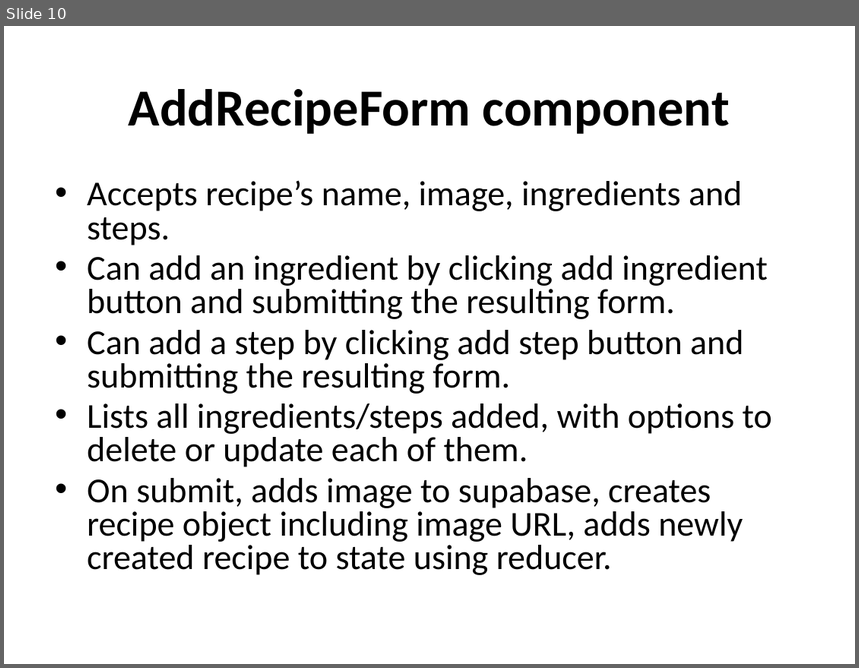
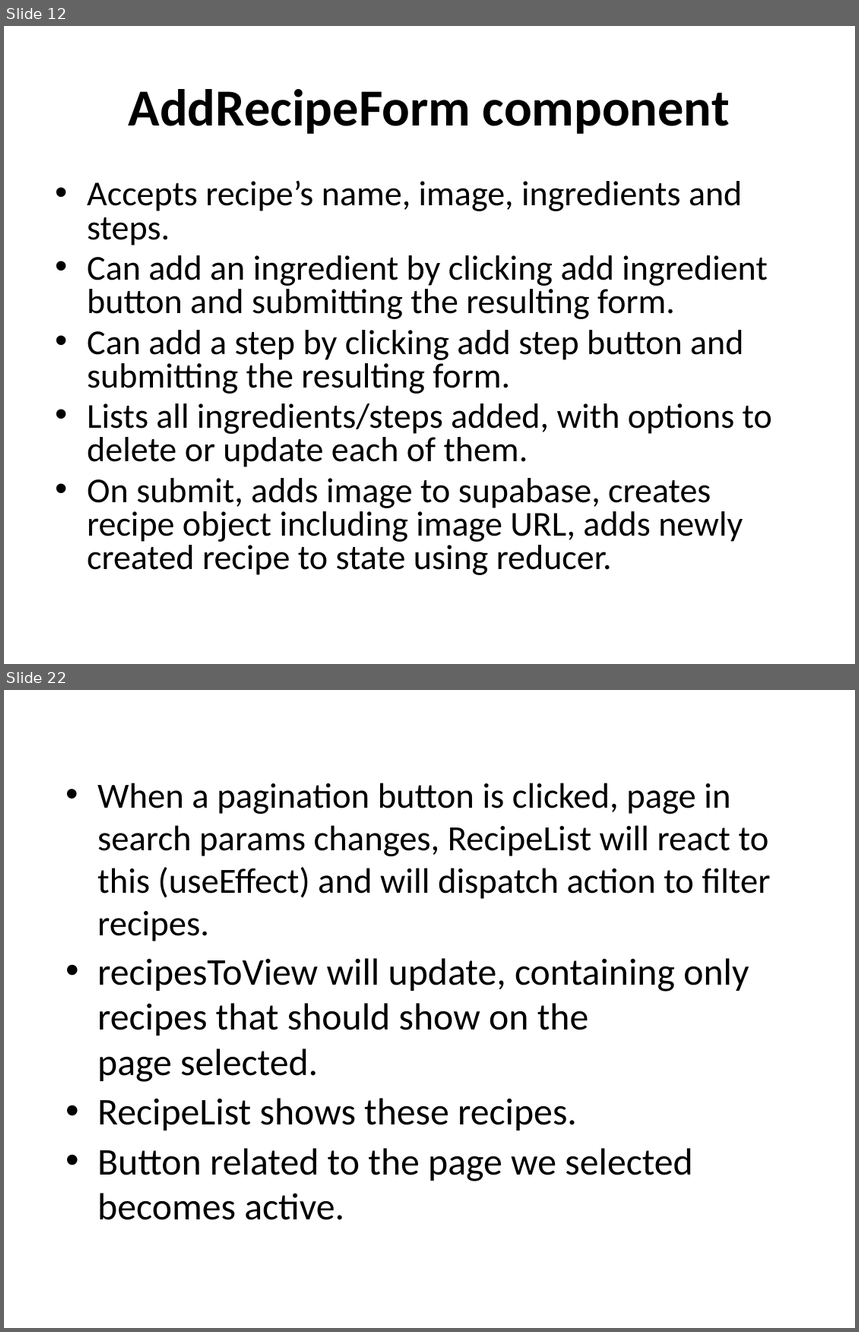
Before and after one commit to RamandeepChamba/recipe-book, a slide deck: readme.pptx. Shown one above the other, each under a label of ours: slide 10 before the commit, slides 12 and 22 after it; the slides between them are not shown. The pictures are 859x668 and 859x1332 pixels, drawn with LibreOffice and Linux fonts; fonts in the diff are those of the drawing. Boxes give left, top, right and bottom in pixels: in the first picture for what was removed or moved away, otherwise in the second. Text is boxed around its words. In the diff, an @@ line names an element or a change of style, - is before the commit and + after.

```diff
--- a/readme.pptx
+++ b/readme.pptx
@@ slide 22 added at (4, 690, 855, 1328), background #FFFFFF @@
@@ text added at (97, 783, 771, 1220), 32 pt, text #000000 @@
+• When a pagination button is clicked, page in search params changes, RecipeList will react to this (useEffect) and will dispatch action to filter recipes.
+• recipesToView will update, containing only recipes that should show on the page selected.
+• RecipeList shows these recipes.
+• Button related to the page we selected becomes active.
@@ what was slide 10 is now slide 12 @@
```
Also in this commit, not shown: 3 slides changed, 9 other slides added.
